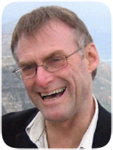
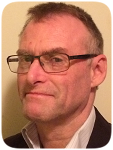
Layers edited between the first and the second 113 x 150 image:
removed layer "Vrstva 1" over [0, 0, 113, 150]
added layer "Tvar 1" above "Vrstva 2" over [0, 0, 113, 150]
added layer "Vrstva 2" above "Pozadí" over [1, 0, 112, 150]
